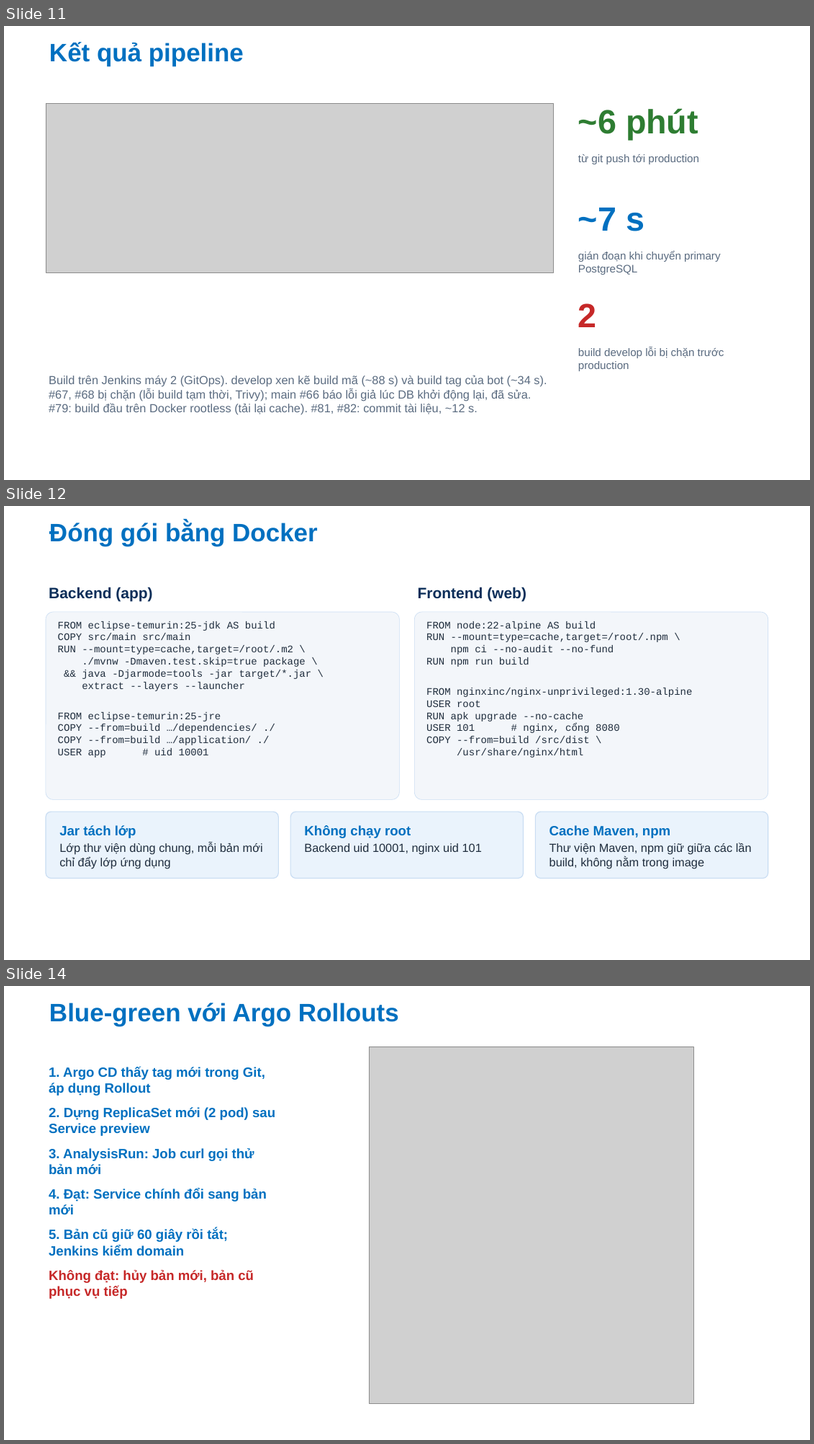
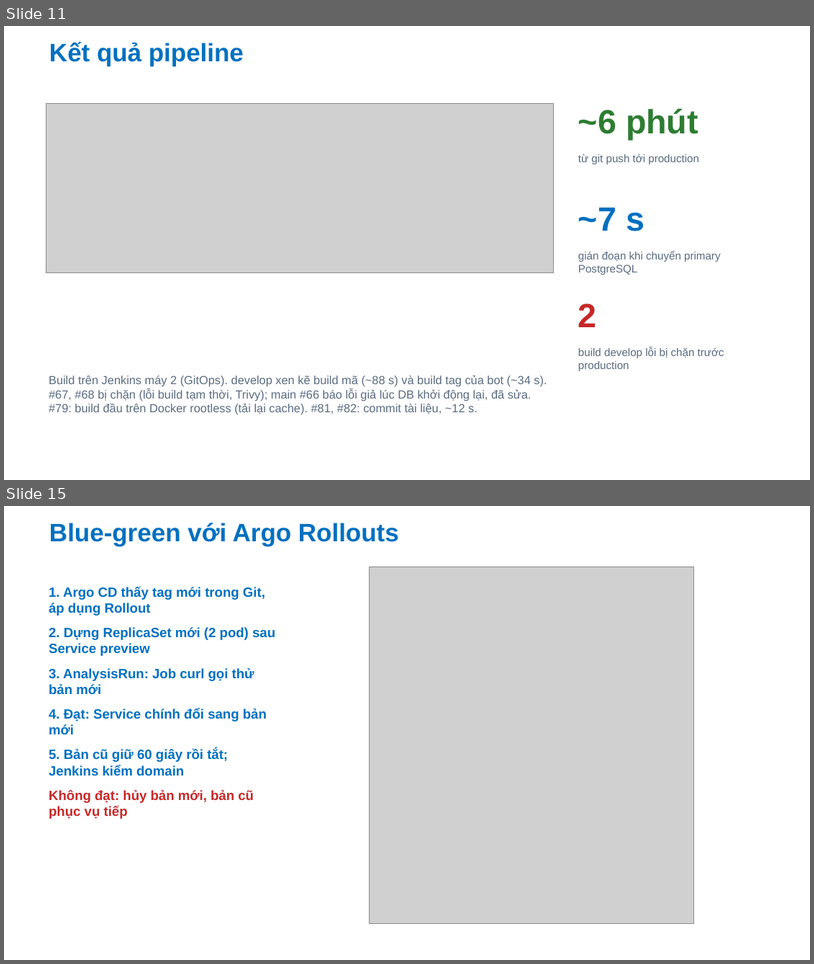
Before and after one commit to Anpham120/restaurant-management-system, a slide deck: docs/bao-cao/Slide_TrienKhaiPhanMem_AtlasRestaurant.pptx. Shown one above the other, each under a label of ours: slides 11, 12 and 14 before the commit, slides 11 and 15 after it; the slides between them are not shown. The pictures are 814x1444 and 814x964 pixels, drawn with LibreOffice and Linux fonts; fonts in the diff are those of the drawing; grey boxes stand for pictures; background and template pictures are left out. Boxes give left, top, right and bottom in pixels: in the first picture for what was removed or moved away, otherwise in the second. Text is boxed around its words. In the diff, an @@ line names an element or a change of style, - is before the commit and + after.

```diff
--- a/docs/bao-cao/Slide_TrienKhaiPhanMem_AtlasRestaurant.pptx
+++ b/docs/bao-cao/Slide_TrienKhaiPhanMem_AtlasRestaurant.pptx
@@ slide 12 removed at [4,506,810,960], background #FFFFFF @@
@@ title removed at [49,521,318,546] @@
-Đóng gói bằng Docker
@@ text removed at [49,587,152,602] @@
-Backend (app)
@@ text removed at [418,587,527,602] @@
-Frontend (web)
@@ rounded rectangle removed at [46,612,399,800] @@
@@ rounded rectangle removed at [415,612,769,800] @@
@@ text removed at [58,621,312,757] @@
-FROM eclipse-temurin:25-jdk AS build
-COPY src/main src/main
-RUN --mount=type=cache,target=/root/.m2 \
-./mvnw -Dmaven.test.skip=true package \
-&& java -Djarmode=tools -jar target/*.jar \
-extract --layers --launcher
-FROM eclipse-temurin:25-jre
-COPY --from=build …/dependencies/ ./
-COPY --from=build …/application/ ./
-USER app # uid 10001
@@ text removed at [427,621,692,757] @@
-FROM node:22-alpine AS build
-RUN --mount=type=cache,target=/root/.npm \
-npm ci --no-audit --no-fund
-RUN npm run build
-FROM nginxinc/nginx-unprivileged:1.30-alpine
-USER root
-RUN apk upgrade --no-cache
-USER 101 # nginx, cổng 8080
-COPY --from=build /src/dist \
-/usr/share/nginx/html
@@ rounded rectangle removed at [46,811,278,878] @@
@@ text removed at [59,825,263,869] @@
-Jar tách lớp
-Lớp thư viện dùng chung, mỗi bản mới chỉ đẩy lớp ứng dụng
@@ rounded rectangle removed at [291,811,524,878] @@
@@ text removed at [304,825,482,854] @@
-Không chạy root
-Backend uid 10001, nginx uid 101
@@ rounded rectangle removed at [536,811,769,878] @@
@@ text removed at [550,825,752,869] @@
-Cache Maven, npm
-Thư viện Maven, npm giữ giữa các lần build, không nằm trong image
@@ what was slide 14 is now slide 15 @@
```
Also in this commit, not shown: 3 slides changed, 2 slides added.
